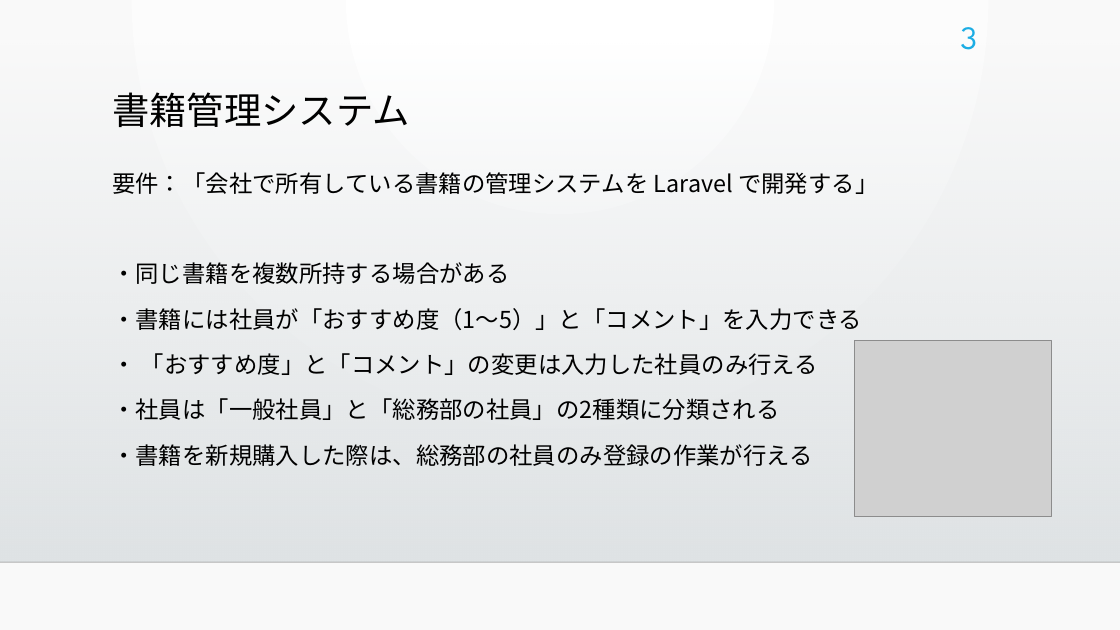
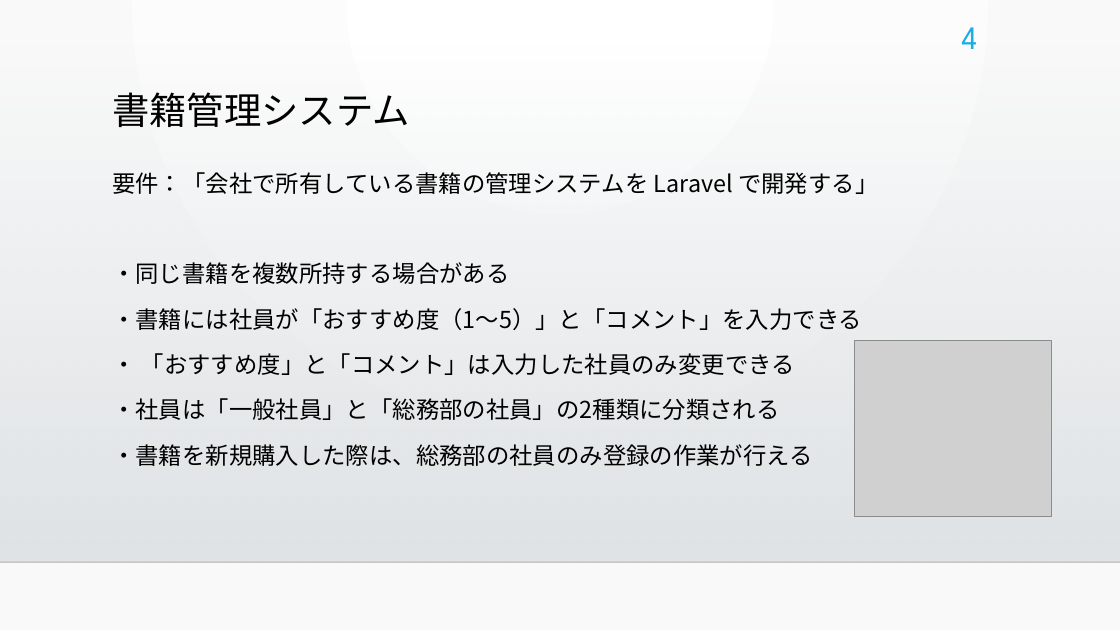
Before and after one commit to bicity2/ICT_GP, a slide deck: slide 4 of 00_参照ファイル/10_管理/書籍管理システム.pptx (slide 3 before the commit). Drawn at 1120x630 pixels with LibreOffice and Linux fonts; fonts in the diff are those of the drawing; grey boxes stand for pictures; background and template pictures are left out. Boxes give left, top, right and bottom in pixels: in the first picture for what was removed or moved away, otherwise in the second. Text is boxed around its words. In the diff, an @@ line names an element or a change of style, - is before the commit and + after.

```diff
--- a/00_参照ファイル/10_管理/書籍管理システム.pptx
+++ b/00_参照ファイル/10_管理/書籍管理システム.pptx
@@ page number at box(961, 27, 977, 49): text changed @@
-3
+4
@@ text at box(112, 353, 795, 375): text changed @@
-・ 「おすすめ度」と「コメント」の変更は入力した社員のみ行える
+・ 「おすすめ度」と「コメント」は入力した社員のみ変更できる
```
Also in this commit, not shown: 6 slides added.
